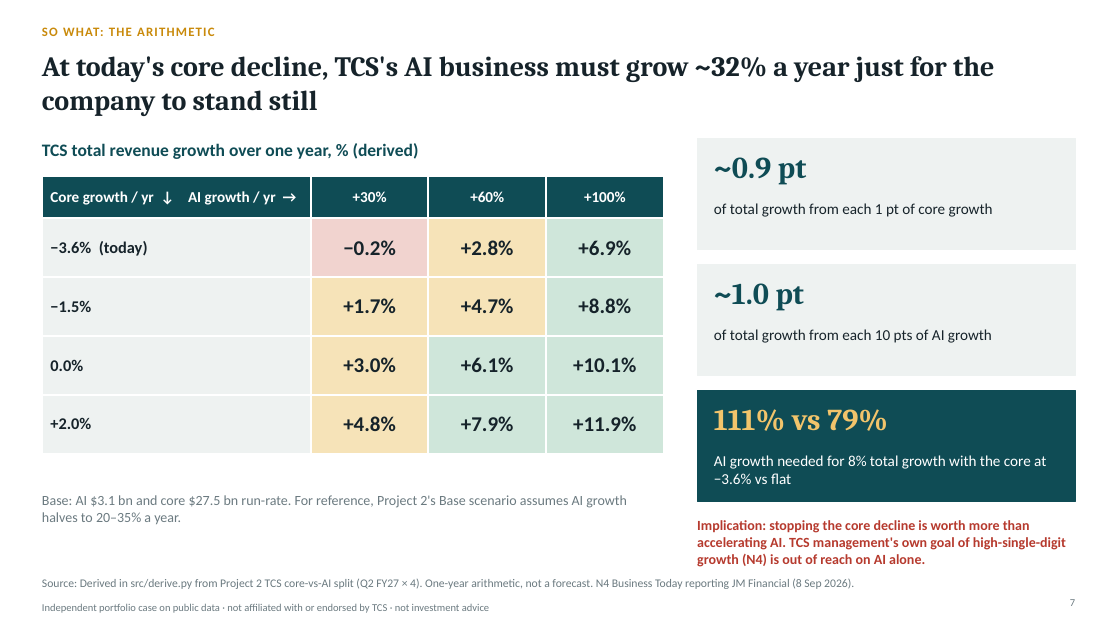
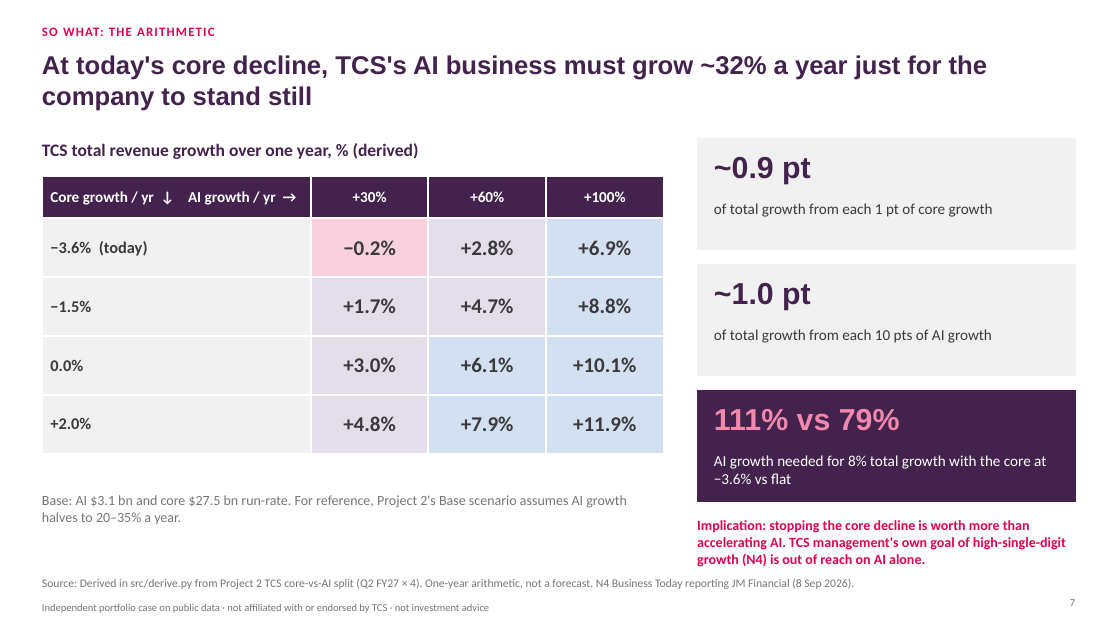
Before and after one commit to lokpriye96/ai-consulting-report-genai-services, a slide deck: slide 7 of outputs/TCS_AI_Deflation_Strategy.pptx. Drawn at 1120x630 pixels with LibreOffice and Linux fonts; fonts in the diff are those of the drawing. Boxes give left, top, right and bottom in pixels: in the first picture for what was removed or moved away, otherwise in the second. Text is boxed around its words. In the diff, an @@ line names an element or a change of style, - is before the commit and + after.

```diff
--- a/outputs/TCS_AI_Deflation_Strategy.pptx
+++ b/outputs/TCS_AI_Deflation_Strategy.pptx
@@ text "SO WHAT: THE ARITHMETIC" at (42,27,214,36): text colour #C98A0B to #E0044E @@
@@ title "At today's core decline, TCS's ..." at (42,55,987,111): size 24 to 22 pt, font Cambria to Arial, text colour #16232A to #43224D @@
@@ text "TCS total revenue growth over ..." at (42,143,419,159): text colour #0F4C55 to #43224D @@
@@ rectangle at (697,139,1075,250): fill #EEF2F1 to #F1F1F1; outline #EEF2F1 1 pt to #F1F1F1 1 pt @@
@@ text "~0.9 pt" at (714,157,811,185): font Cambria to Arial, text colour #0F4C55 to #43224D @@
@@ table at (42,176,664,435) @@
@@ fill #0F4C55 to #43224D in row 1 @@
@@ fill #EEF2F1 to #F1F1F1 in 4 cells @@
@@ fill #F1D3CF to #F9D0DE in row 2, column 2 @@
@@ fill #F6E3B8 to #E4DDEA in 5 cells @@
@@ fill #CFE6DA to #D3E0F2 in 6 cells @@
@@ text colour #16232A to #3A3A3C in "−3.6% (today)", "−0.2%", "+2.8%", "+6.9%" and 12 more places @@
@@ text "of total growth from each ..." at (714,203,993,217): text colour #16232A to #3A3A3C @@
@@ rectangle at (697,265,1075,376): fill #EEF2F1 to #F1F1F1; outline #EEF2F1 1 pt to #F1F1F1 1 pt @@
@@ text "~1.0 pt" at (714,283,811,311): font Cambria to Arial, text colour #0F4C55 to #43224D @@
@@ text "of total growth from each ..." at (714,329,992,343): text colour #16232A to #3A3A3C @@
@@ rectangle at (697,391,1075,502): fill #0F4C55 to #43224D; outline #0F4C55 1 pt to #43224D 1 pt @@
@@ text "111% vs 79%" at (714,409,900,431): font Cambria to Arial, text colour #F2C46B to #F288AC @@
@@ text "Implication: stopping the core decline ..." at (697,520,1066,567): text colour #B63A2E to #E0044E @@
@@ text "Source: Derived in src/derive.py from ..." at (42,579,854,589): text colour #6B7A80 to #76767A @@
```
Also in this commit, not shown: 12 other slides changed, 21 other files.
